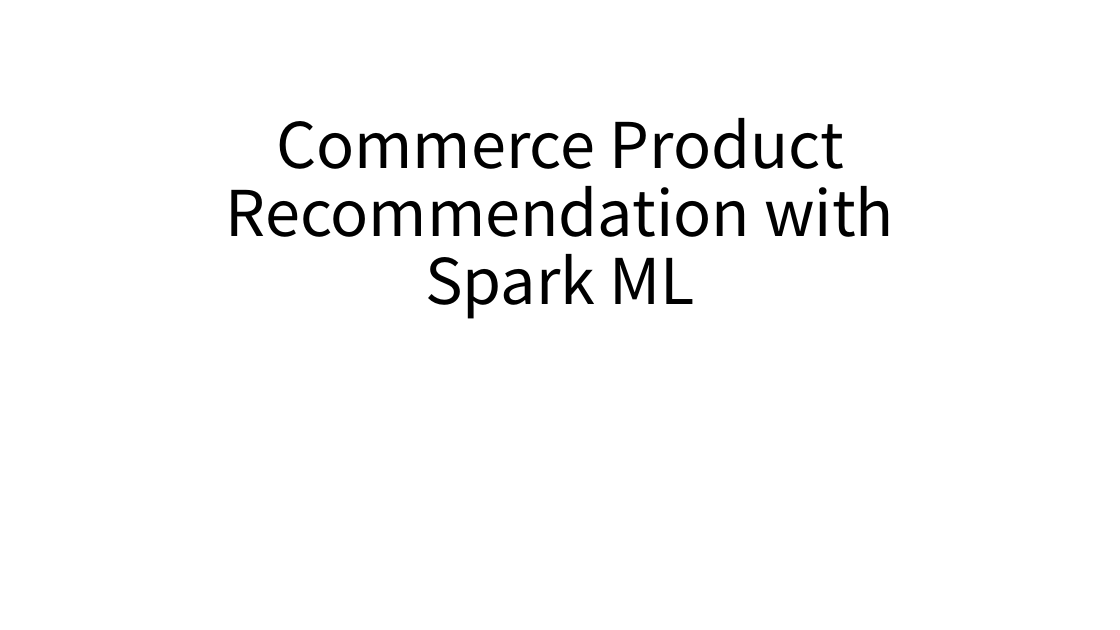
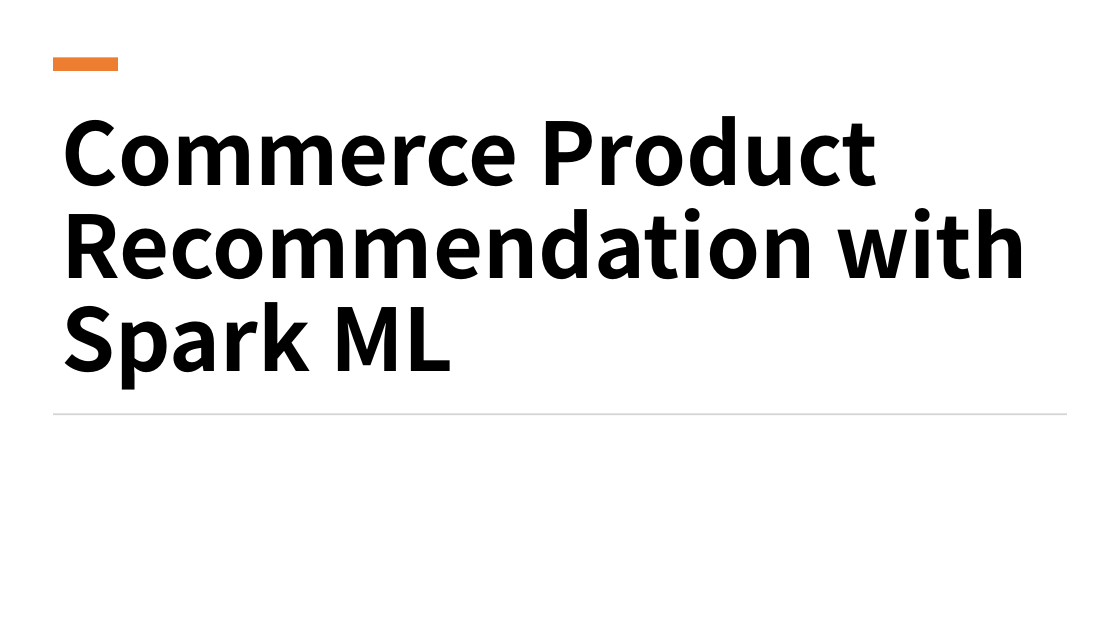
Before and after one commit to susie682/752-project, a slide deck: slide 1 of Commerce Product Recommendation with Spark ML-PPT.pptx. Drawn at 1120x630 pixels with LibreOffice and Linux fonts; fonts in the diff are those of the drawing. Boxes give left, top, right and bottom in pixels: in the first picture for what was removed or moved away, otherwise in the second. Text is boxed around its words. In the diff, an @@ line names an element or a change of style, - is before the commit and + after.

Commit message:
Updated Spark MLIB Part

```diff
--- a/Commerce Product Recommendation with Spark ML-PPT.pptx
+++ b/Commerce Product Recommendation with Spark ML-PPT.pptx
@@ rectangle added at [53, 58, 118, 71], fill #ED7D31 @@
@@ title "Commerce Product Recommendation with Spark ...": place and size @@
-title "Commerce Product Recommendation with Spark ..." at [226, 118, 894, 319]
+title "Commerce Product Recommendation with Spark ..." at [62, 116, 1027, 390]
@@ title "Commerce Product Recommendation with Spark ..." at [62, 116, 1027, 390]: size 54 to 74 pt, bold on; alignment centre to left @@
@@ rectangle added at [53, 413, 1067, 415], fill #D5D5D5 @@
```
Also in this commit, not shown: 10 other slides changed, 4 slides added, 6 slides removed.
